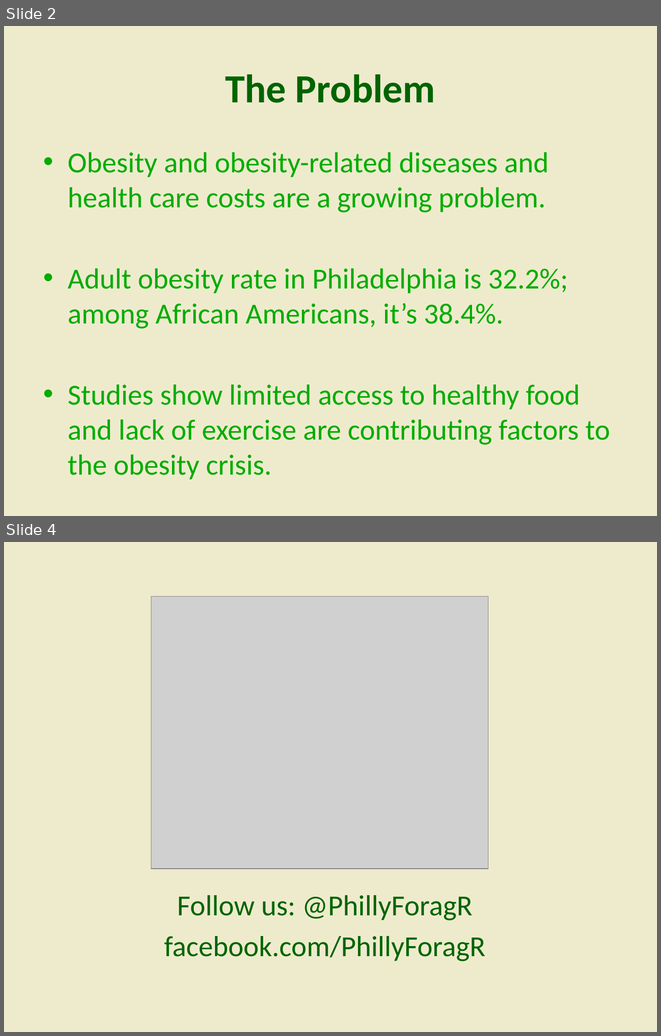
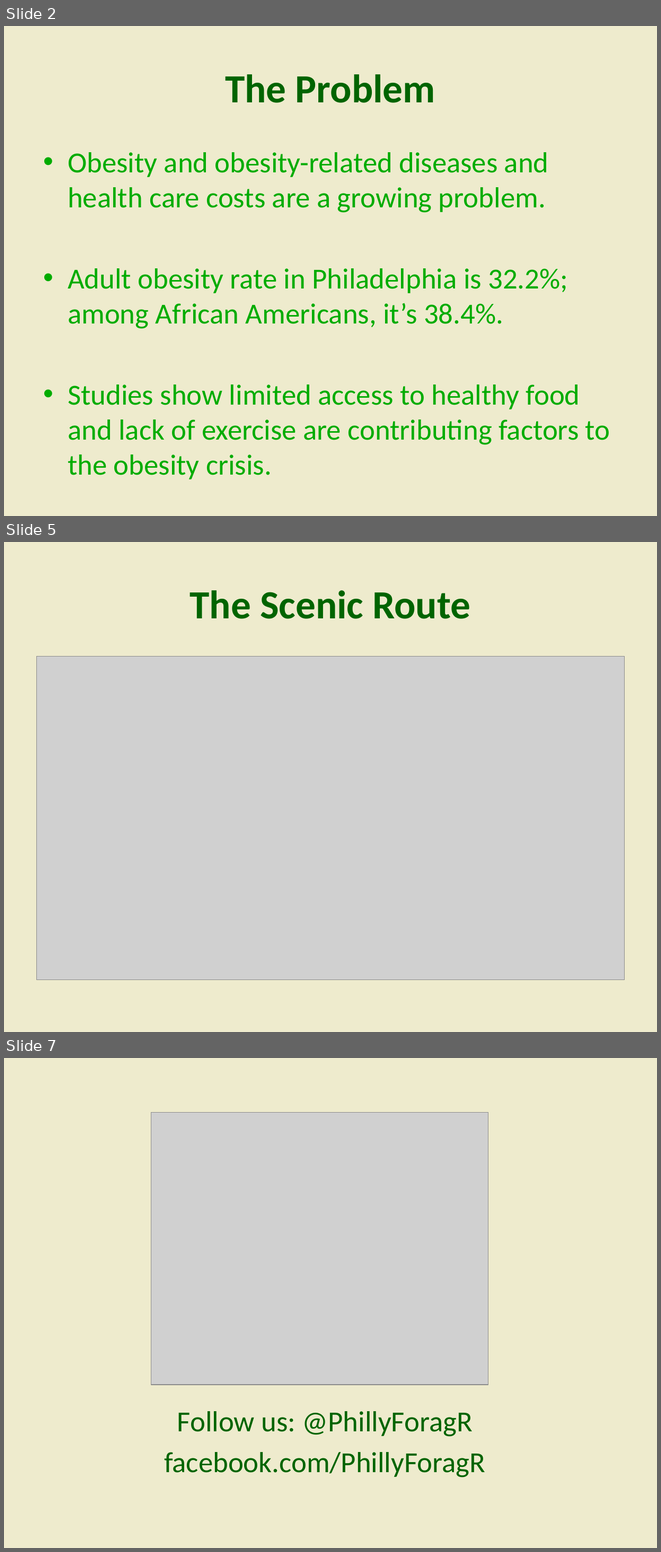
Before and after one commit to notthatbreezy/phillyphoodaccess, a slide deck: documentation/Philly ForagR Slides.pptx. Shown one above the other, each under a label of ours: slides 2 and 4 before the commit, slides 2, 5 and 7 after it; the slides between them are not shown. The pictures are 661x1036 and 661x1552 pixels, drawn with LibreOffice and Linux fonts; fonts in the diff are those of the drawing; grey boxes stand for pictures. Boxes give left, top, right and bottom in pixels: in the first picture for what was removed or moved away, otherwise in the second. Text is boxed around its words. In the diff, an @@ line names an element or a change of style, - is before the commit and + after.

```diff
--- a/documentation/Philly ForagR Slides.pptx
+++ b/documentation/Philly ForagR Slides.pptx
@@ slide 5 added at (x1=4, y1=542, x2=657, y2=1032), background #EEEBCD @@
@@ title added at (x1=190, y1=590, x2=470, y2=619), 44 pt, text #006400, bold @@
+The Scenic Route
@@ picture added at (x1=37, y1=656, x2=624, y2=979) @@
@@ what was slide 4 is now slide 7 @@
```
Also in this commit, not shown: 1 slide changed, 3 other slides added, 1 slide removed, 4 other files.
